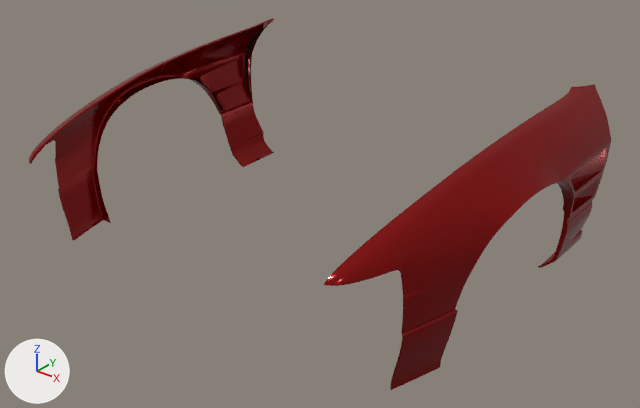
The glTF model content/cars/nissan_rs13/frontfenders_dmaxtype3.glb: old version first, new version second.
One viewpoint serves both versions: a 50 mm camera at (1.89, -3.54, 1.64) aimed at (0.07, -1.26, 0.23). The lights are fixed; the arrows at lower left show +X, +Y and +Z. Mesh edges are drawn as thin lines on the coarser meshes. Where no turn or scale is listed for an object, it has been applied to the vertices.

Script lines for the objects in view, before the commit:
```python
me_fenders = bpy.data.meshes.new('Fenders')
me_fenders.from_pydata(...)  # 4034 vertices, 7493 faces; spans x -0.88..0.88, y -1.96..-0.55, z 0.0..0.65
me_fenders.materials.append(mat_paint)
ob_fenders = bpy.data.objects.new('Fenders', me_fenders)
ob_fenders.location = (0.0, 0.0, 0.0)
```
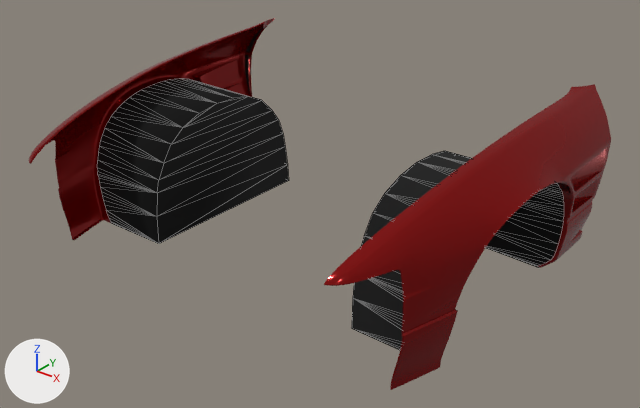
What changed in the scene script:
```text
Add mat_black_mate_001:
    mat_black_mate_001 = bpy.data.materials.new('Black Mate.001')
    # nodes: BsdfPrincipled, Mix, OutputMaterial, VertexColor
    # colours: black #000000
Add me_undercarriage:
    me_undercarriage.from_pydata(...)  # 178 vertices, 206 faces; spans x -0.83..0.83, y 0.0..0.49, z -1.58..-0.81
    me_undercarriage.materials.append(mat_black_mate_001)
Add ob_undercarriage:
    ob_undercarriage = bpy.data.objects.new('Undercarriage', me_undercarriage)
    ob_undercarriage.location = (0.0, 0.0, 0.0)
    ob_undercarriage.rotation_euler = (-1.571, 0.0, 3.142)  # degrees (-90, 0, 180)
    ob_undercarriage.scale = (-1.0, -1.0, -1.0)
```

Boxes [x1, y1, x2, y2] around the edits, measured in the pictures (640 x 408 px):
'Undercarriage', added
    after: [97, 79, 564, 350]
